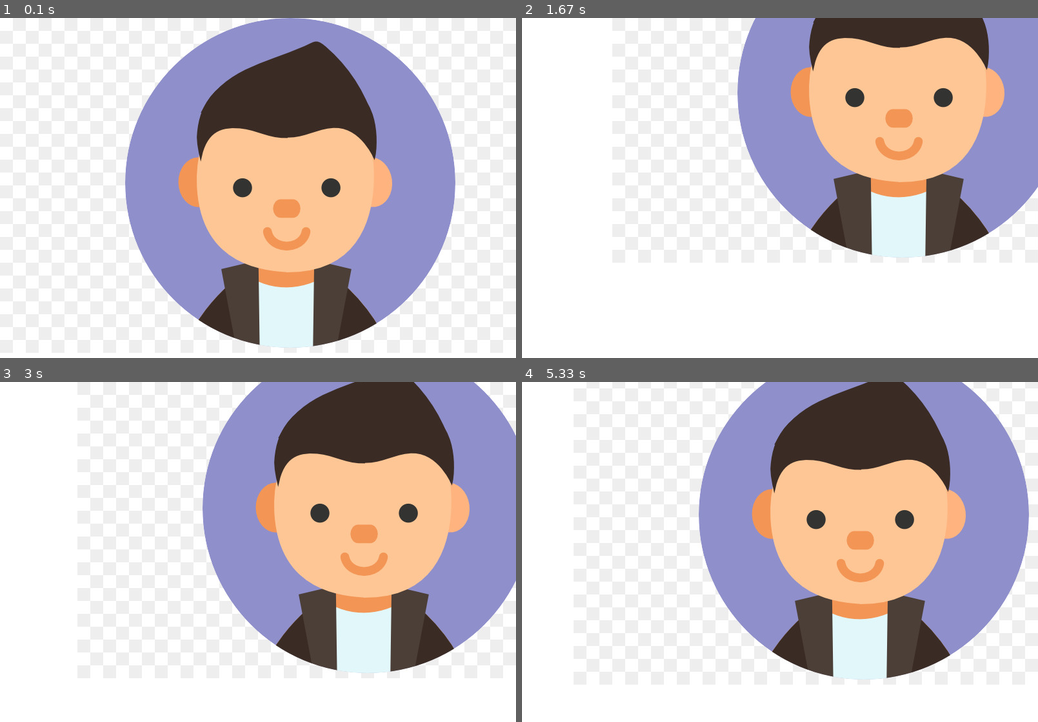
Above: before the commit, frames 1-4 (two rows, left to right).
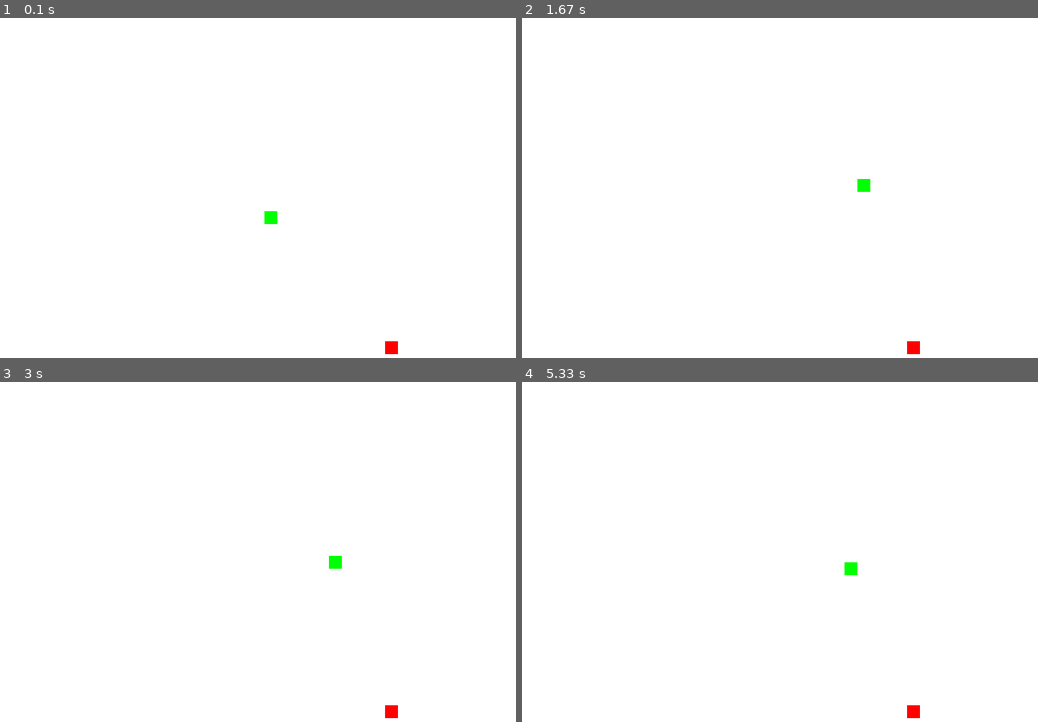
Above: after the commit, the same moments.

Repository: jchau-623/snake-pygame
Game: pygame game, started from main.py
The game is run twice, just before and just after one commit, with the same random seed, the same clock (stepped at 60 frames per second) and the same inputs.
Inputs:
- Up to frame 1 (0.1 s): no input
- Up to frame 2 (1.67 s): tap Enter at 0.33 s; hold Right 0.67-1.13 s; hold Up 1.17-1.63 s
- Up to frame 3 (3 s): hold Right 1.67-2.13 s; hold Left 2.17-2.7 s; hold Down from 2.73 s (still down)
- Up to frame 4 (5.33 s): release Down at 3.03 s; hold Left 3.07-3.47 s; hold Up 3.5-3.87 s; hold Right 3.9-4.53 s; hold Down 4.57-4.93 s; hold Left from 4.97 s (still down)

The runs differ from the first frame. In frame 1, 49% of the frame differs, in the area x 24-89%, y 0-99%; in frame 2, 36%; in frame 3, 45%; in frame 4, 46%.

Commit message:
basic game implemented

Diff:
--- a/main.py
+++ b/main.py
@@ -1,5 +1,6 @@
 import pygame
 import sys
+import random
 
 pygame.init()
 
@@ -9,54 +10,114 @@
 pygame.display.set_caption("Your Game")
 
 # Set up game objects
-player_image = pygame.image.load("assets/player.png")
+player_image = pygame.Surface((20, 20))  # Snake segment size
+player_image.fill((0, 255, 0))  # Green color for the snake
 player_rect = player_image.get_rect()
 
-obstacle_rect = pygame.Rect(300, 200, 50, 50)  # Example obstacle rectangle
+# Set up sounds
+pygame.mixer.init()
+crash_sound = pygame.mixer.Sound("assets/crash.mp3")
 
-pygame.mixer.init()
-gunshot_sound = pygame.mixer.Sound("assets/gunshot.wav")
+# Set up fonts for text rendering
+font = pygame.font.Font(None, 36)
+text_color = (255, 0, 0)  # Red color for the text
+
+# Initialize snake body and position
+snake_body = [player_rect.copy()]  # Start with a single rectangle for the head
+player_rect.topleft = (width // 2, height // 2)  # Set initial position of the snake
+
+# Initialize food object
+food_image = pygame.Surface((20, 20))  # Example food image
+food_image.fill((255, 0, 0))  # Red color for the food
+food_rect = food_image.get_rect()
+food_rect.x = random.randint(0, width - food_rect.width)
+food_rect.y = random.randint(0, height - food_rect.height)
+
+# Set up retry button
+button_font = pygame.font.Font(None, 36)
+button_text = button_font.render("Retry", True, (0, 0, 0))  # Text for the button
+button_rect = button_text.get_rect(center=(width // 2, height // 2 + 50))  # Position of the button
 
 # Set up game loop
 clock = pygame.time.Clock()
 running = True
+speed = 10  # Base speed
+x_change, y_change = speed, 0  # Initial movement direction
+
+game_over = False  # Initially, the game is not over
 
 while running:
     for event in pygame.event.get():
         if event.type == pygame.QUIT:
             running = False
         elif event.type == pygame.KEYDOWN:
-            if event.key == pygame.K_SPACE:
-                # Handle spacebar press
-                pass
+            if event.key == pygame.K_LEFT:
+                x_change = -speed
+                y_change = 0
+            elif event.key == pygame.K_RIGHT:
+                x_change = speed
+                y_change = 0
+            elif event.key == pygame.K_UP:
+                x_change = 0
+                y_change = -speed
+            elif event.key == pygame.K_DOWN:
+                x_change = 0
+                y_change = speed
 
-    # Game logic here
-    keys = pygame.key.get_pressed()
-    if keys[pygame.K_LEFT]:
-        player_rect.x -= 5
-    if keys[pygame.K_RIGHT]:
-        player_rect.x += 5
-    if keys[pygame.K_UP]:
-        player_rect.y -= 5
-    if keys[pygame.K_DOWN]:
-        player_rect.y += 5
+    # Update snake position based on direction variables
+    player_rect.move_ip(x_change, y_change)
 
-    # Collision detection
-    if player_rect.colliderect(obstacle_rect):
-        print("Collision!")
+    # Check if the snake hits the screen boundaries (corners)
+    if (player_rect.left <= 0 or player_rect.right >= width or
+            player_rect.top <= 0 or player_rect.bottom >= height):
+        print("Game Over")
+        crash_sound.play()
+        game_over = True
+
+    if not game_over:  # Only execute game logic if the game is not over
+        if player_rect.colliderect(food_rect):
+            # Increase snake length
+            snake_body.append(player_rect.copy())
+            # Generate new food at random position
+            food_rect.x = random.randint(0, width - food_rect.width)
+            food_rect.y = random.randint(0, height - food_rect.height)
+            # Increase speed every time the snake eats food
+            speed += 1  # or any other value that suits your game
+
+        # Update snake body
+        snake_body.insert(0, player_rect.copy())  # Add the new head to the beginning of the list
+        snake_body = snake_body[:len(snake_body) - 1]  # Remove the last segment (tail)
 
     # Draw to the screen
-    screen.fill((255, 255, 255))  # Fill screen with white color
-    screen.blit(player_image, player_rect)  # Display player image
+    screen.fill((255, 255, 255))
+
+    # Draw food
+    screen.blit(food_image, food_rect)
+
+    # Draw snake body
+    for segment in snake_body:
+        screen.blit(player_image, segment)
 
     # Update display
     pygame.display.flip()
 
     # Control frame rate
-    clock.tick(60)  # 60 frames per second
+    clock.tick(10)  # Slowed down for better visibility
 
-    # Play the sound
-    gunshot_sound.play()
+    if game_over:
+        while True:
+            for event in pygame.event.get():
+                if event.type == pygame.QUIT:
+                    pygame.quit()
+                    sys.exit()
 
-pygame.quit()
-sys.exit()
+            screen.fill((255, 255, 255))  # Clear the screen
+            game_over_text = font.render("Game Over", True, text_color)
+            text_rect = game_over_text.get_rect(center=(width // 2, height // 2))
+            screen.blit(game_over_text, text_rect)
+
+            # Draw the retry button
+            pygame.draw.rect(screen, (200, 200, 200), button_rect)
+            screen.blit(button_text, button_rect)
+
+            pygame.display.flip()  # Update the display to show "Game Over"
Not shown, added: .DS_Store
Not shown, added: assets/crash.mp3
Not shown, removed: assets/gunshot.wav
